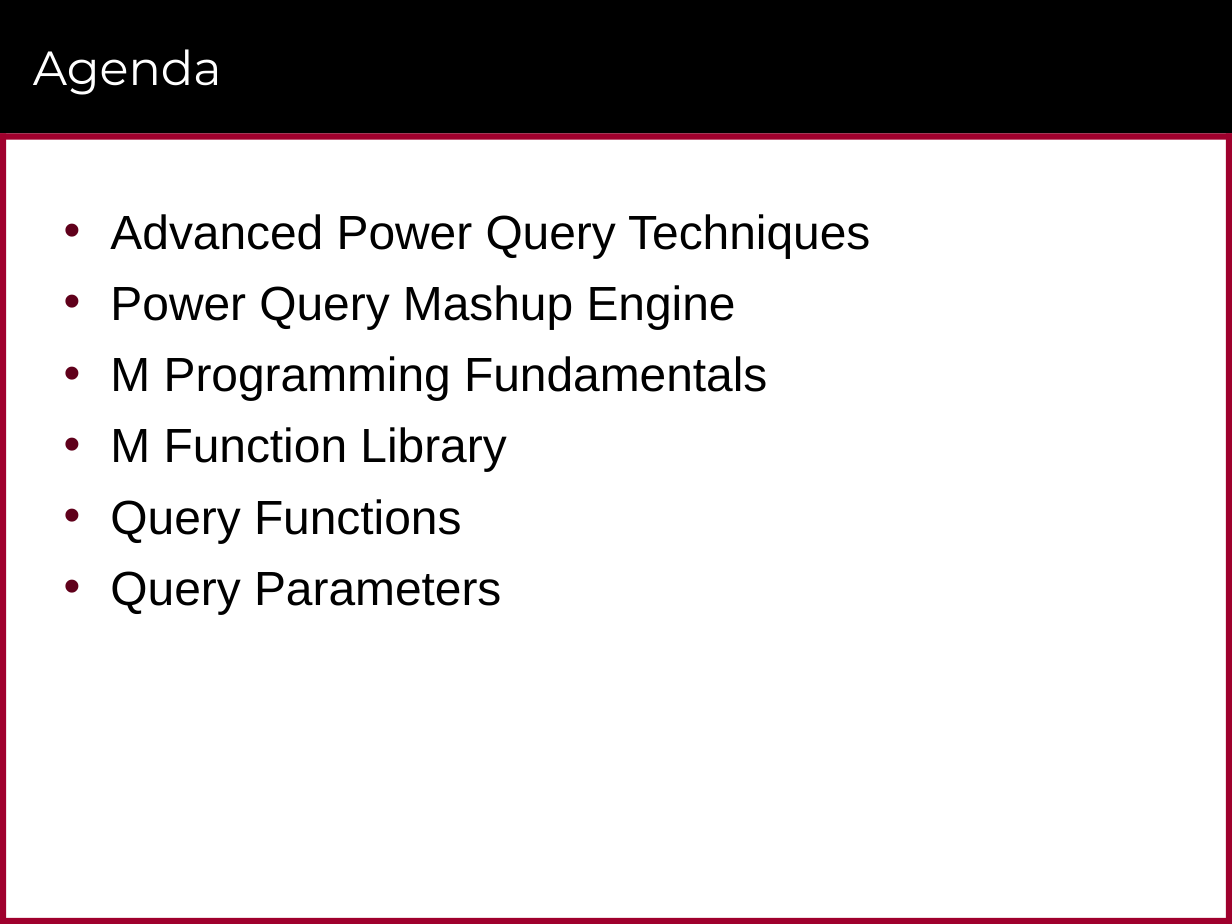
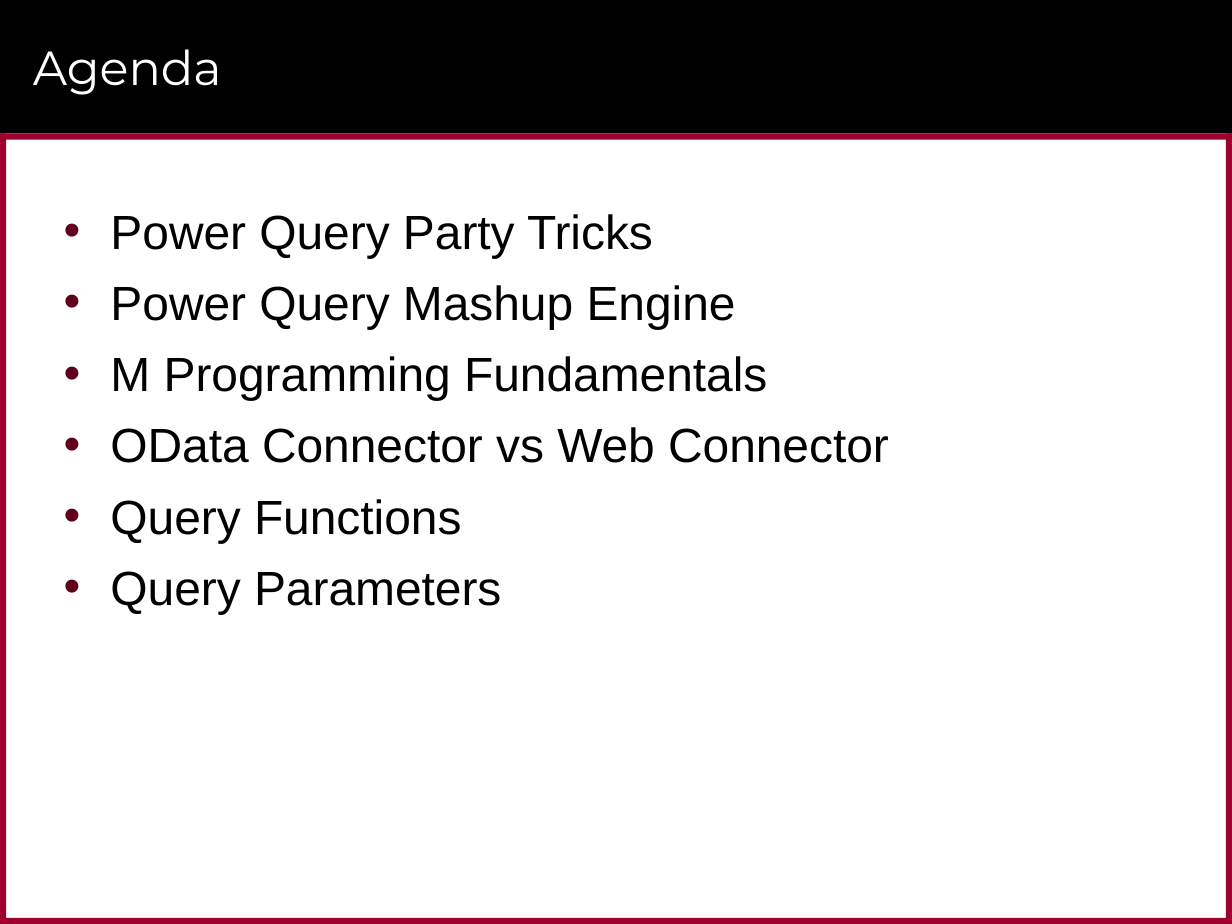
Before and after one commit to CriticalPathTraining/Intro2M, a slide deck: slide 3 of Advanced Query Design.pptx. Drawn at 1232x924 pixels with LibreOffice and Linux fonts; fonts in the diff are those of the drawing; background and template pictures are left out. Boxes give left, top, right and bottom in pixels: in the first picture for what was removed or moved away, otherwise in the second. Text is boxed around its words. In the diff, an @@ line names an element or a change of style, - is before the commit and + after.

```diff
--- a/Advanced Query Design.pptx
+++ b/Advanced Query Design.pptx
@@ text at (110, 214, 653, 258): text changed @@
-• Advanced Power Query Techniques
+• Power Query Party Tricks
@@ text at (110, 427, 889, 463): text changed @@
-• M Function Library
+• OData Connector vs Web Connector
```
Also in this commit, not shown: 11 other slides changed, 2 slides added, 4 other files.
